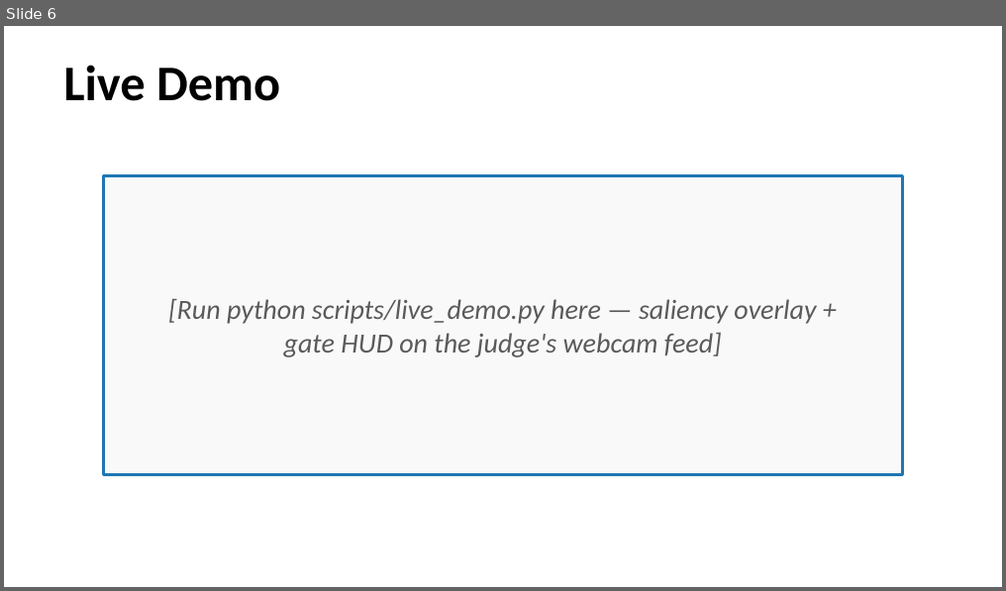
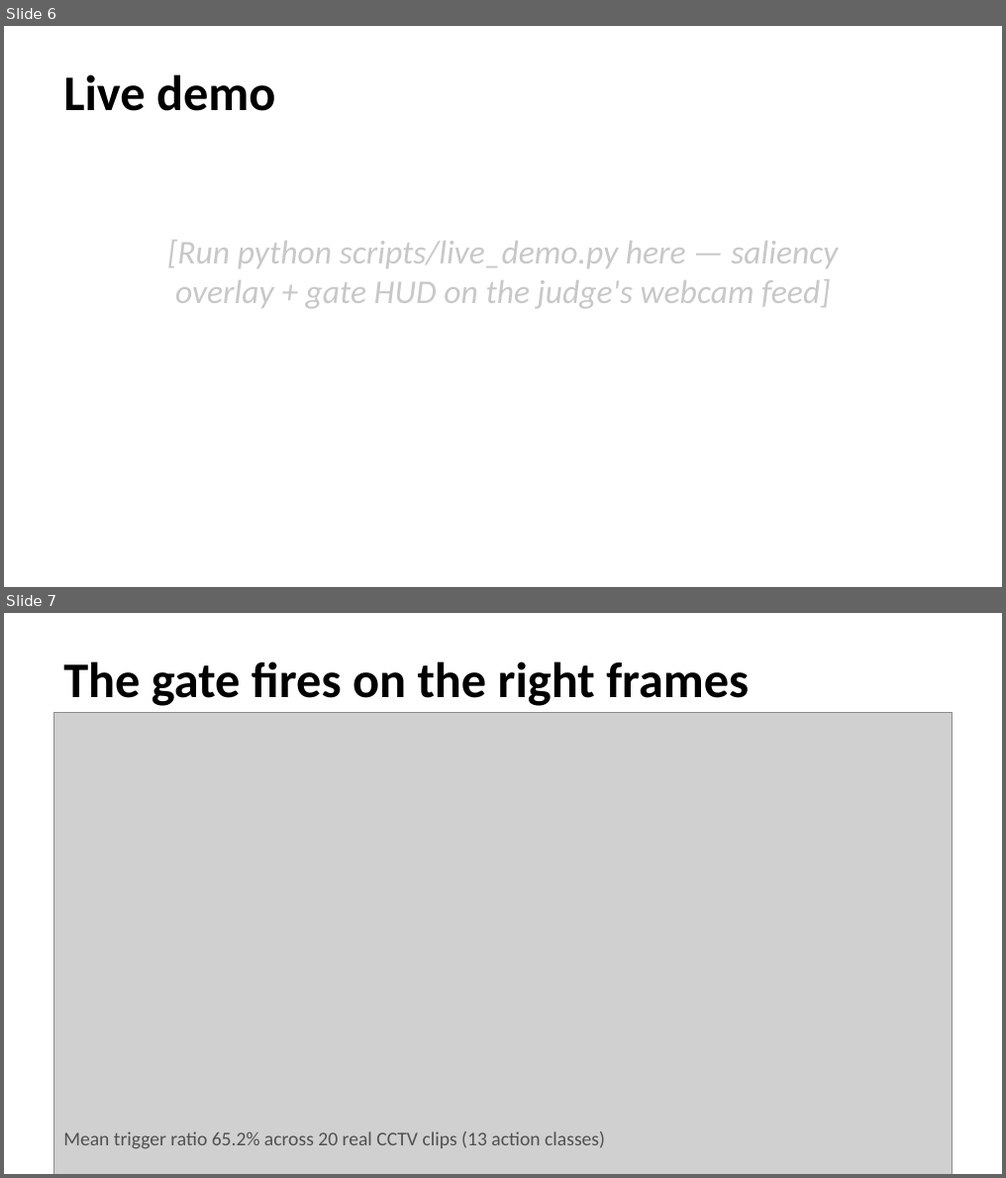
Before and after one commit to SaiAmartya/steam-icac-2026, a slide deck: showcase.pptx. Shown one above the other, each under a label of ours: slide 6 before the commit, slides 6 and 7 after it. The pictures are 1006x591 and 1006x1178 pixels, drawn with LibreOffice and Linux fonts; fonts in the diff are those of the drawing; grey boxes stand for pictures. Boxes give left, top, right and bottom in pixels: in the first picture for what was removed or moved away, otherwise in the second. Text is boxed around its words. In the diff, an @@ line names an element or a change of style, - is before the commit and + after.

Commit message:
Wave 3: real-CCTV rewrite of analysis, deck, poster, README
- analysis.docx: leads with iso-bitrate sal-PSNR parity finding
  (+0.44 dB at ~45 KB), real neural-codec measurements in §5,
  sigmoid-mask methodology in §4, RD curve + qualitative figures
- showcase.pptx: 12 slides, all real-CCTV figures embedded
- poster.pdf/png: A3 booth poster with corrected sustainability math
- README.md: Status section with real-CCTV headline numbers
- docs/results_summary.md: single source of truth for every number
- src/pipeline.py: sigmoid mask is now the default operating mode
- src/compress.py: mask_mode parameter (alpha/sigmoid/binary)
- scripts/make_figures.py: regenerated for real-data plots
- scripts/build_analysis.js, make_poster.py: rewritten for new numbers
- scripts/ablation_mask_modes.py, ablation_sigmoid_sweep.py: methodology + RD ablations

```diff
--- a/showcase.pptx
+++ b/showcase.pptx
@@ slide 7 added at <box>4,613,1002,1174</box>, background #FFFFFF @@
@@ text added at <box>63,662,748,706</box>, 36 pt, text #000000, bold @@
+The gate fires on the right frames
@@ picture added at <box>54,713,952,1174</box> @@
@@ text added at <box>63,1132,605,1150</box>, 14 pt, text #505050 @@
+Mean trigger ratio 65.2% across 20 real CCTV clips (13 action classes)
@@ slide 6 changed as well @@
@@ text "Live demo" at <box>63,75,275,111</box>: vertical alignment middle to top @@
@@ text at <box>63,75,275,111</box>: text changed @@
-Live Demo
+Live demo
@@ rectangle removed at <box>104,175,902,475</box> @@
@@ text "[Run python scripts/live_demo.py here — ...": place and size @@
-text "[Run python scripts/live_demo.py here — ..." at <box>168,299,816,358</box>
+text "[Run python scripts/live_demo.py here — ..." at <box>167,240,838,309</box>
@@ text "[Run python scripts/live_demo.py here — ..." at <box>167,240,838,309</box>: size 20 to 24 pt, text colour #5A5A5A to #C8C8C8; vertical alignment middle to top @@
```
Also in this commit, not shown: 7 other slides changed, 3 other slides added, 4 slides removed, 17 other files.
